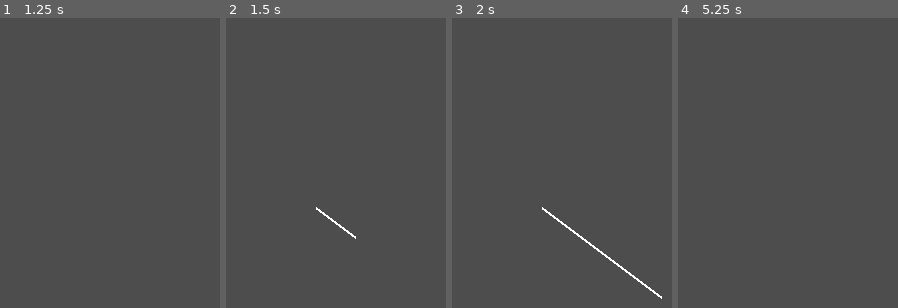
Above: before the commit, frames 1-4 (left to right).
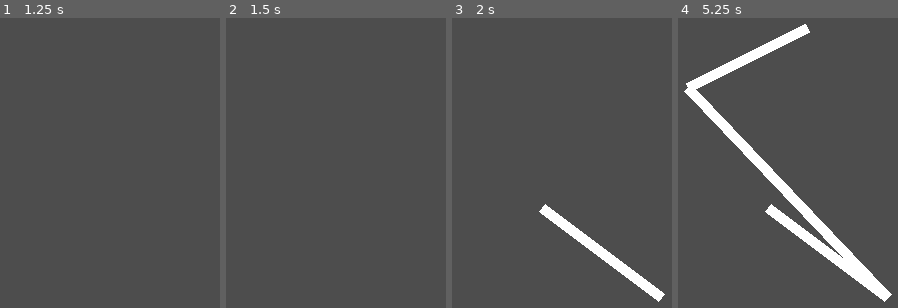
Above: after the commit, the same moments.

Repository: trizko/Papyrus
Game: Godot game, scene res://scenes/line.tscn
Same seed, same stepped clock (60 frames per second), same inputs: the game is played once before the commit and once after it. This scene is started directly instead of the project's main scene.
Inputs (mouse positions are in pixels of both pictures, inside the frame that each line leads up to):
- Up to frame 1 (1.25 s): tap Enter at 0.5 s; move the mouse to (outside the picture) at 0.52 s; click (outside the picture) at 0.67 s
- Up to frame 2 (1.5 s): tap Space at 1.25 s; drag from (316, 209) to (435, 299) at 1.27 s
- Up to frame 3 (2 s): no input
- Up to frame 4 (5.25 s): move the mouse to (outside the picture) at 2.02 s; click (outside the picture) at 2.17 s; tap Enter at 2.75 s; drag from (887, 299) to (689, 87) at 2.77 s; move the mouse to (outside the picture) at 3.52 s; click (outside the picture) at 3.67 s; tap Space at 4.25 s; drag from (689, 87) to (807, 26) at 4.27 s; move the mouse to (outside the picture) at 5.02 s; click (outside the picture) at 5.17 s

Frame 1 is identical in both runs. In frame 2, 0.2% of the frame differs, in the area x 40-60%, y 65-77%; in frame 3, 1.9%; in frame 4, 8.4%, in the area x 2-98%, y 2-98%.

Commit message:
Add ability to draw multiple lines

Diff:
--- a/godot/Papyrus/scripts/line.gd
+++ b/godot/Papyrus/scripts/line.gd
@@ -8,21 +8,20 @@
 var is_drawing : bool = false
 var line : Line2D
 
-func _ready():
-	line = $Line2D
-	line.width = 2
-
 func _input(event: InputEvent) -> void:
 	if event is InputEventMouseButton:
 		if event.button_index == MOUSE_BUTTON_LEFT:
 			if event.pressed:
 				# when the mouse button is pressed down, start drawing
 				is_drawing = true
+				line = Line2D.new()
 				start_point = event.position
 				line.points = [start_point]
 			else:
 				# when the mouse button is released, stop drawing
 				is_drawing = false
+				add_child(line)
+				line = null
 	elif event is InputEventMouseMotion and is_drawing:
 		# while dragging, update the end point and draw the line
 		end_point = event.position
